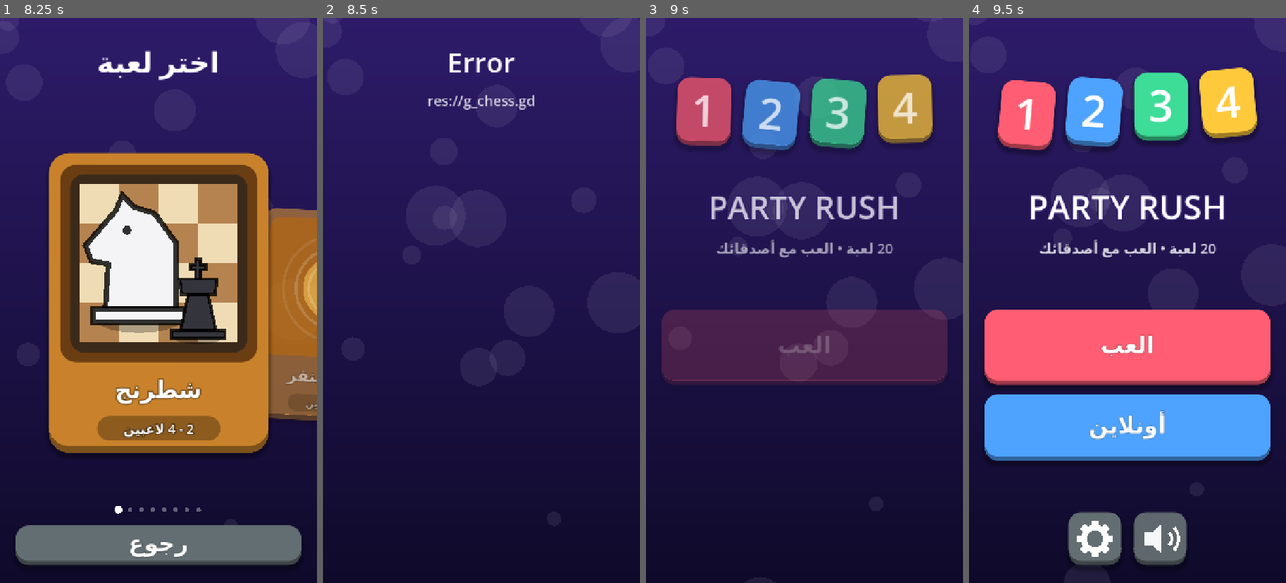
Above: before the commit, frames 1-4 (left to right).
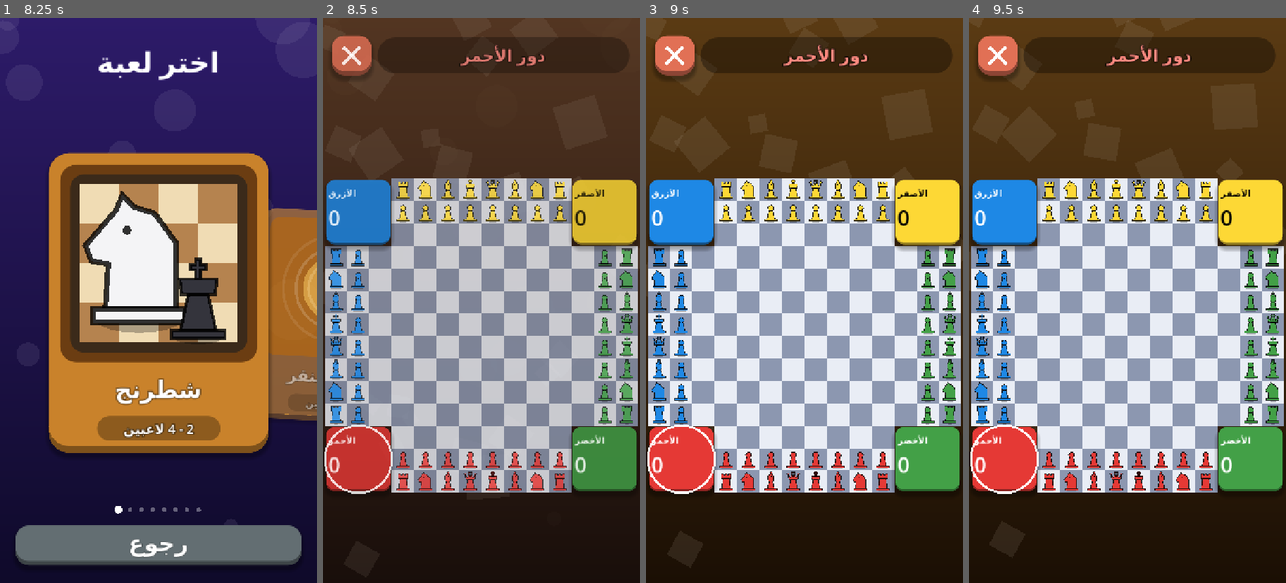
Above: after the commit, the same moments.

Repository: eab71334-web/1234-Party-Rush
Game: Godot game, scene res://main.tscn
The game is run twice, just before and just after one commit, with the same random seed, the same clock (stepped at 60 frames per second) and the same inputs.
Inputs (mouse positions are in pixels of both pictures, inside the frame that each line leads up to):
- Up to frame 1 (8.25 s): click "العب" at 0.5 s; click "1" at 1.25 s; click "رجوع" at 2 s; click "2" at 2.75 s; click "رجوع" at 3.5 s; click "3" at 4.25 s; click "رجوع" at 5 s; click "4" at 5.75 s; drag from (158, 300) to (190, 176) at 6.52 s; drag from (95, 328) to (142, 413) at 7.27 s; move the mouse to (190, 176) at 8.02 s; click (190, 176) at 8.17 s
- Up to frame 2 (8.5 s): no input
- Up to frame 3 (9 s): click (804, 142) at 8.75 s, where only the run before the commit has a clickable "رجوع"
- Up to frame 4 (9.5 s): no input

Frame 1 is identical in both runs. In frame 2, 100% of the frame differs, in the area x 0-100%, y 0-100%; in frame 3, 100%; in frame 4, 99%.
Error before the commit: Parse Error: Cannot use subscript operator on a base of type "null". (res://g_chess.gd:256)

Commit message:
Add files via upload

Diff:
--- a/g_chess.gd
+++ b/g_chess.gd
@@ -115,7 +115,7 @@
 func hostile(pc, defender: int) -> bool:
 	return pc[0] != defender and not dead.has(pc[0])
 
-func ep_entry(sq: Vector2i, o: int):
+func ep_entry(sq: Vector2i, o: int) -> Variant:
 	for e in eps:
 		if e[0] == sq and e[2] != o:
 			return e
@@ -237,7 +237,7 @@
 				return true
 	return false
 
-func king_pos(o: int, bd: Dictionary):
+func king_pos(o: int, bd: Dictionary) -> Variant:
 	for k in bd.keys():
 		if bd[k][0] == o and bd[k][1] == "K":
 			return k
